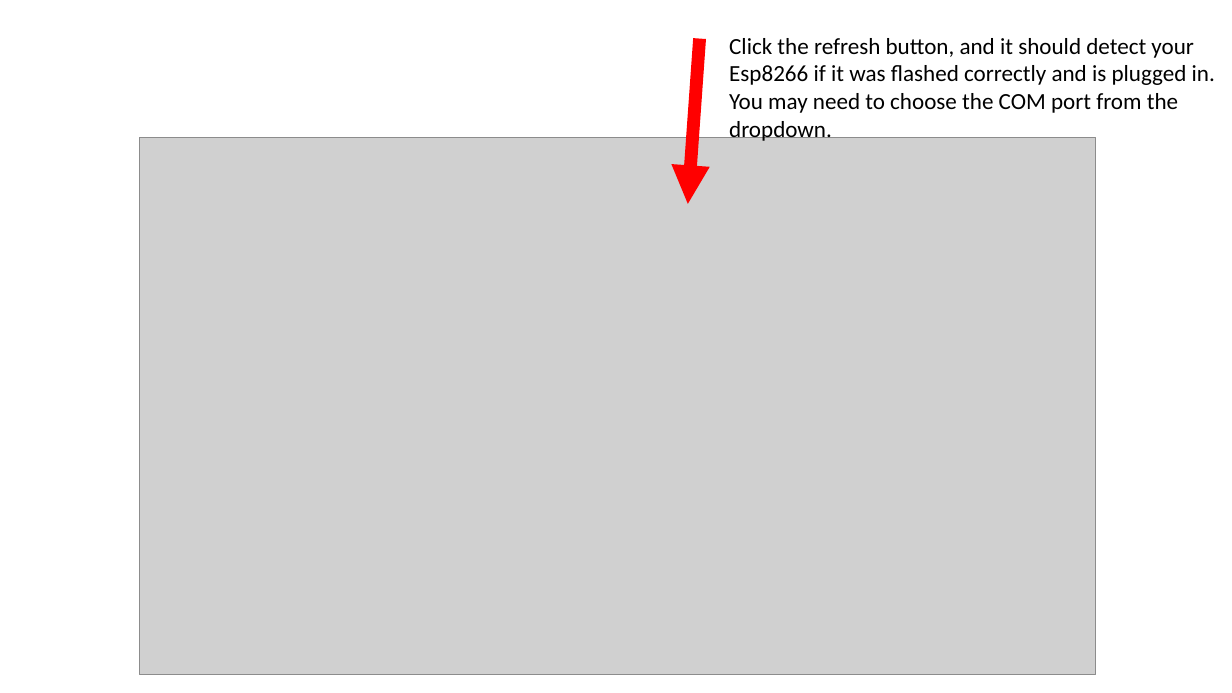
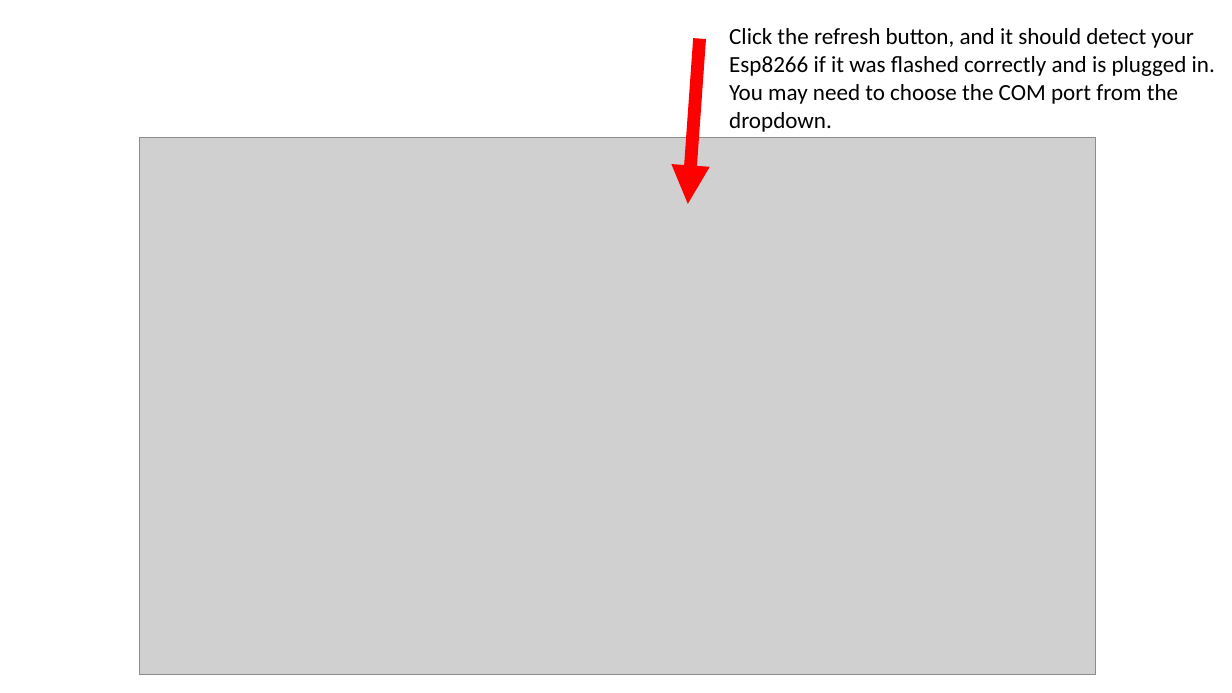
Before and after one commit to wordsforthewise/nate-g, a slide deck: slide 6 of docs/NodeMCUonWindows.pptx. Drawn at 1232x693 pixels with LibreOffice and Linux fonts; fonts in the diff are those of the drawing; grey boxes stand for pictures. Boxes give left, top, right and bottom in pixels: in the first picture for what was removed or moved away, otherwise in the second. Text is boxed around its words. In the diff, an @@ line names an element or a change of style, - is before the commit and + after.

```diff
--- a/docs/NodeMCUonWindows.pptx
+++ b/docs/NodeMCUonWindows.pptx
@@ text "Click the refresh button, and ...": place and size @@
-text "Click the refresh button, and ..." at (729, 38, 1215, 143)
+text "Click the refresh button, and ..." at (729, 28, 1215, 132)
```
Also in this commit, not shown: 7 other slides changed, 1 other file.
